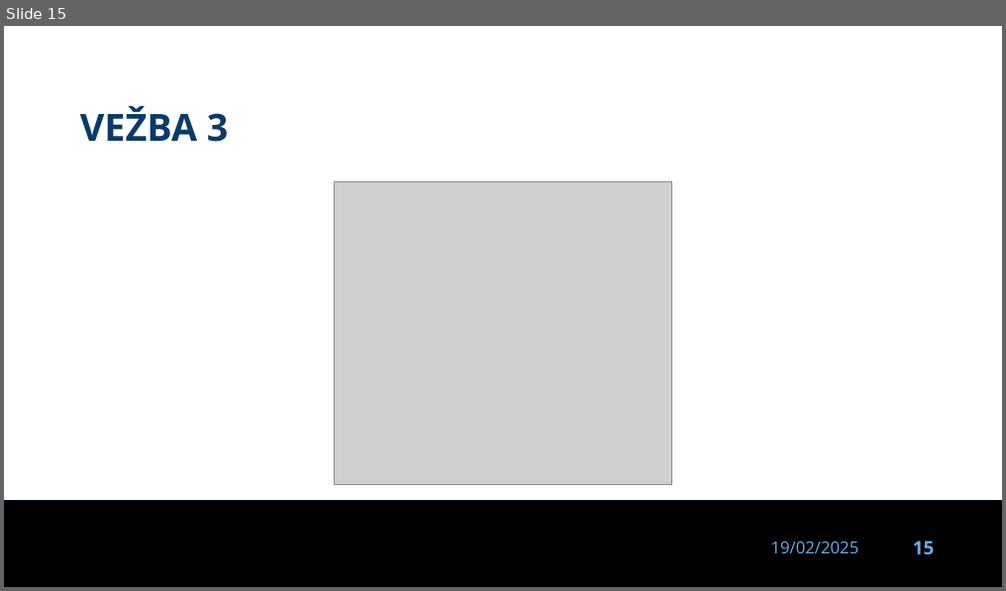
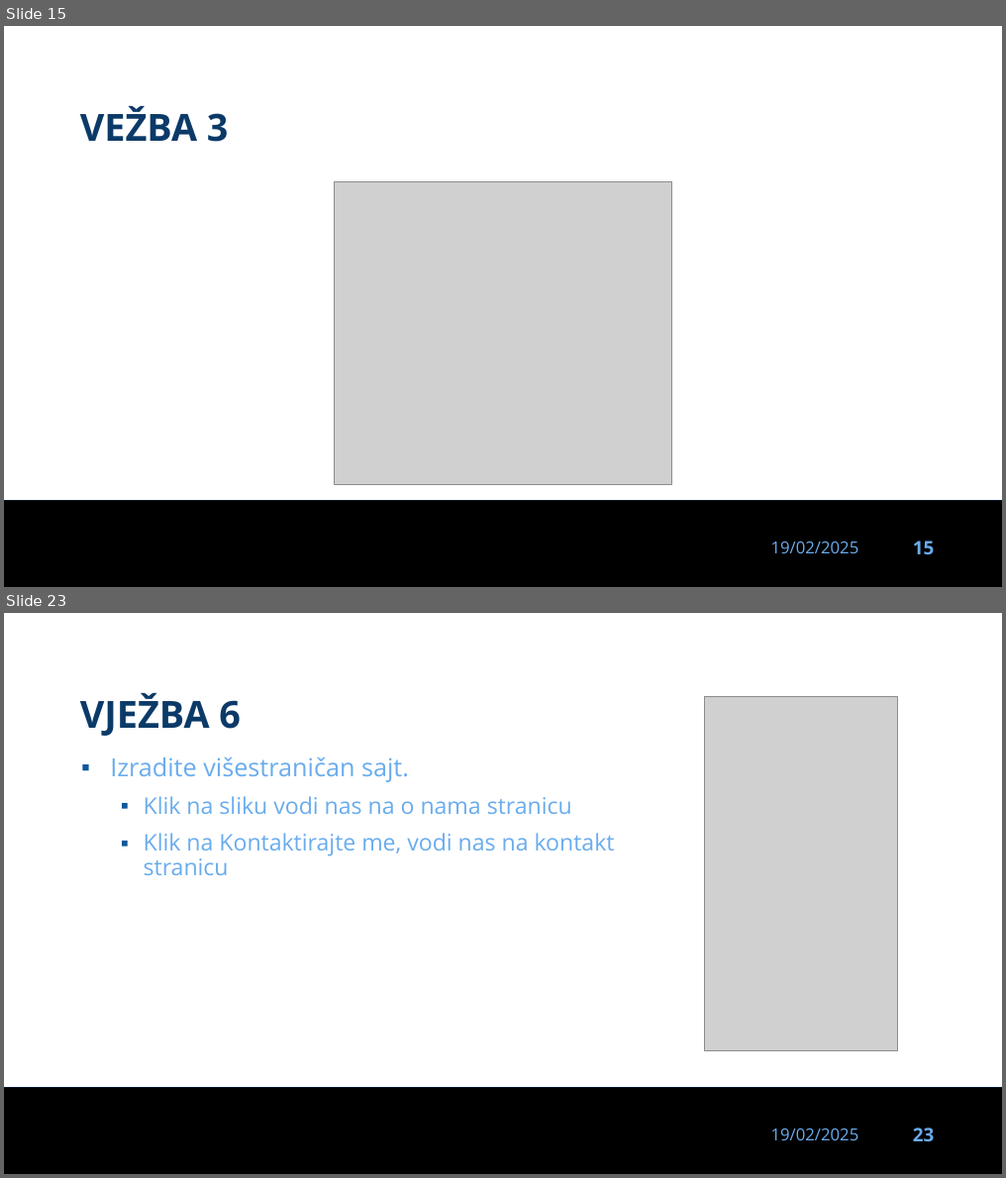
Before and after one commit to dinoDuvnjak/CTK, a slide deck: Bootcamp/dan-22-html-css/dan-22-html-css.pptx. Shown one above the other, each under a label of ours: slide 15 before the commit, slides 15 and 23 after it; the slides between them are not shown. The pictures are 1006x591 and 1006x1178 pixels, drawn with LibreOffice and Linux fonts; fonts in the diff are those of the drawing; grey boxes stand for pictures; background and template pictures are left out. Boxes give left, top, right and bottom in pixels: in the first picture for what was removed or moved away, otherwise in the second. Text is boxed around its words. In the diff, an @@ line names an element or a change of style, - is before the commit and + after.

```diff
--- a/Bootcamp/dan-22-html-css/dan-22-html-css.pptx
+++ b/Bootcamp/dan-22-html-css/dan-22-html-css.pptx
@@ slide 23 added at (x1=4, y1=613, x2=1002, y2=1174), background #FFFFFF; not listed: 3 template elements that a slide beside it also shows @@
@@ title added at (x1=80, y1=693, x2=241, y2=736), 36 pt, text #0B3A68, bold @@
+VJEŽBA 6
@@ picture added at (x1=705, y1=697, x2=897, y2=1051) @@
@@ text added at (x1=110, y1=757, x2=615, y2=875), 22 pt, text #69ACED @@
+▪ Izradite višestraničan sajt.
+  ▪ Klik na sliku vodi nas na o nama stranicu
+  ▪ Klik na Kontaktirajte me, vodi nas na kontakt stranicu
```
Also in this commit, not shown: 1 slide changed, 6 other slides added, 13 other files.
